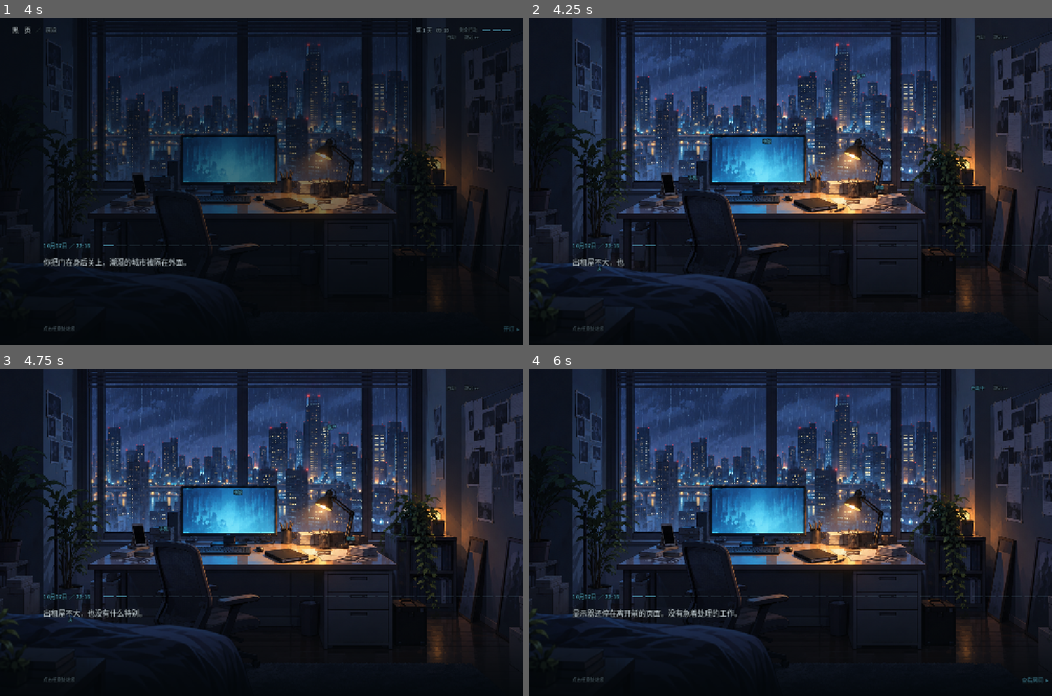
Above: before the commit, frames 1-4 (two rows, left to right).
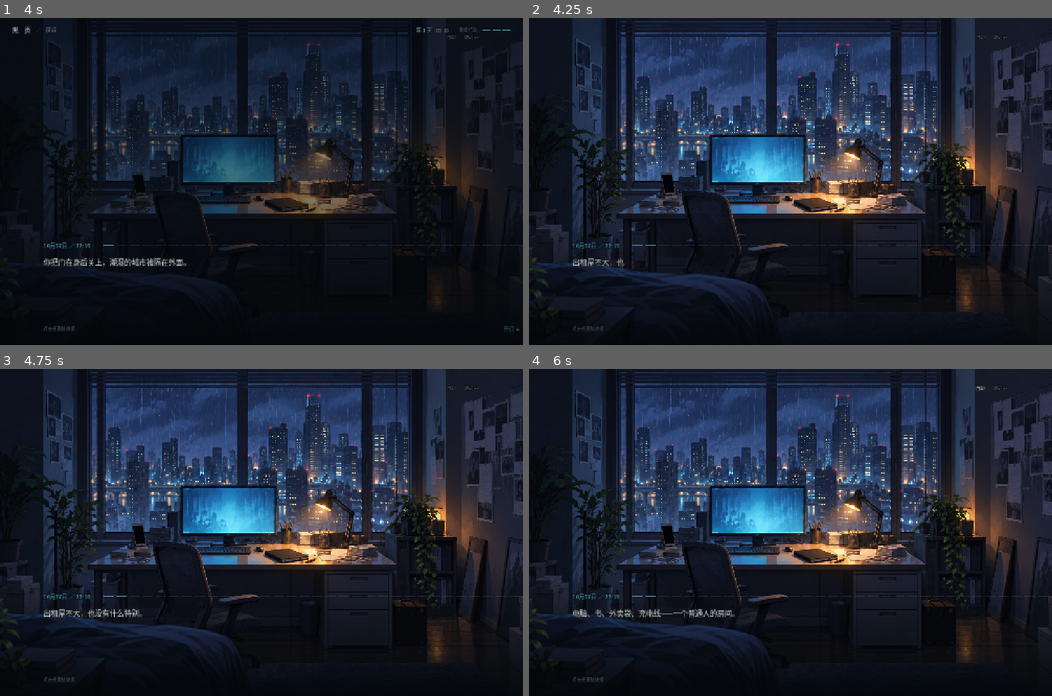
Above: after the commit, the same moments.

Repository: TreSir/-
Game: Godot game, scene res://scenes/black_page/main.tscn
The game is run twice, just before and just after one commit, with the same random seed, the same clock (stepped at 60 frames per second) and the same inputs.
Inputs (mouse positions are in pixels of both pictures, inside the frame that each line leads up to):
- Up to frame 1 (4 s): click (261, 181) at 0.5 s; click (261, 181) at 1.25 s; click "黑 页" at 2 s; click (120, 171) at 2.77 s; tap Enter (ui_accept) at 3.5, 3.77 s; move the mouse to (376, 165) at 3.52 s; hold Right (ui_right) from 3.53 s (still down); tap Space at 3.6 s; click (376, 165) at 3.67 s
- Up to frame 2 (4.25 s): keep holding Right (ui_right); tap Enter (ui_accept) at 4.07 s
- Up to frame 3 (4.75 s): release Right (ui_right) at 4.25 s; drag from (156, 548) to (235, 597) at 4.27 s
- Up to frame 4 (6 s): click "电脑" (after the commit: "自动") at 5 s; click "自动" (after the commit: "自动中") at 5.75 s

Frame 1 is identical in both runs. In frame 2, 0.1% of the frame differs, in the area x 13-68%, y 17-78%; in frame 3, 0.1%; in frame 4, 0.6%, in the area x 8-100%, y 5-97%.

Commit message:
热区统一成一套：新增 core/hotspot_layer.gd
序章和房间各写过一套热区建层 + 定位，**连 UV→屏幕的换算都各写一份**。
按「出现第二次就该提取」合成一套。

core/hotspot_layer.gd：
- setup(items, tex_size, on_press, decorate) 建层；relayout() 重排
- UV 三种写法都收：数组 [x,y,w,h] / 字典 {u,v,w,h} / 字典 {x,y,w,h}
- decorate 是**可选回调**——房间那套要悬停辉光与调试标签，序章不需要，
  所以装饰不进公共路径（否则序章得白传一堆用不上的参数）
- 换算统一走 hotspots.gd::rect_for，它考虑了封面式拉伸的留边

接上：main.gd 的 _make_hotspot 拆成 _decorate_hotspot 回调；prologue.gd 的
_render_hotspots 改成调组件；两边的 _layout_hotspots 都变成一句 relayout()。
顺带清掉 main.gd 里一段重复了两遍的注释。

⚠️ 过程中踩到两个坑：
1. hotspots.gd 表里 u/v/w/h 直接写在条目上（没有 uv/rect 键），第一版按
   item["uv"] 取 → 12 次运行时 Invalid access 'u' 报错
2. **那 12 个运行时报错并没有让测试失败**——照样报 PASS (81 checks)。
   测试只看断言，不看引擎报错。所以「PASS」之外还要看一眼输出有没有 SCRIPT ERROR。

冒烟测试 81 项全过、零 SCRIPT ERROR。

Diff:
--- a/scripts/black_page/main.gd
+++ b/scripts/black_page/main.gd
@@ -23,6 +23,8 @@
 const Launch = preload("res://scripts/black_page/launch.gd")
 const RainAmbience = preload("res://scripts/black_page/rain_ambience.gd")
 const BgmPlayer = preload("res://scripts/black_page/bgm_player.gd")
+## 热区建层与 UV 换算的共用组件——序章那套也用它。
+const HotspotLayer = preload("res://scripts/core/hotspot_layer.gd")
 const AudioTracks = preload("res://scripts/black_page/audio_tracks.gd")
 const Store = preload("res://scripts/core/save_store.gd")
 const UI = preload("res://scripts/black_page/ui_style.gd")
@@ -51,7 +53,7 @@
 var nav_buttons: Dictionary = {}
 
 var _scene_layer: TextureRect
-var _hotspot_layer: Control
+var _hotspot_layer: HotspotLayer
 var _fade: ColorRect
 var _catcher: Button
 var _speaker: TextureRect
@@ -559,33 +561,33 @@
 ## 放在 _catcher 之后是刻意的——Godot 后加的兄弟画在上面、先命中输入，
 ## 所以点到热区会被它自己吃掉，不会顺带把 _catcher 的「推进剧情」也触发。
 func _build_hotspots() -> void:
-	_hotspot_layer = Control.new()
+	_hotspot_layer = HotspotLayer.new()
 	_hotspot_layer.name = "HotspotLayer"
-	_hotspot_layer.set_anchors_and_offsets_preset(Control.PRESET_FULL_RECT)
-	_hotspot_layer.mouse_filter = Control.MOUSE_FILTER_IGNORE
 	add_child(_hotspot_layer)
 	_scene_layer.resized.connect(_layout_hotspots)
 	_hotspot_layer.resized.connect(_layout_hotspots)
 
 ## 按当前场景重建热区。热区表里只有 room，所以其他场景这里自然是空。
+##
+## 建层与 UV→屏幕的换算交给共用的 `core/hotspot_layer.gd`——那里全项目只此一份。
+## 这个函数只负责提供「房间热区长什么样」的装饰。
 func _sync_hotspots() -> void:
 	if _hotspot_layer == null: return
-	for child in _hotspot_layer.get_children():
-		_hotspot_layer.remove_child(child)
-		child.queue_free()
-	for hs in Hotspots.for_scene(scene_id):
-		_hotspot_layer.add_child(_make_hotspot(hs))
-	_layout_hotspots()
-
-func _make_hotspot(uv: Dictionary) -> Control:
-	var box := Control.new()
-	box.name = str(uv["id"])
-	box.mouse_filter = Control.MOUSE_FILTER_STOP
+	var texture: Texture2D = Scenes.texture_of(scene_id)
+	if texture == null:
+		_hotspot_layer.clear()
+		return
+	_hotspot_layer.setup(Hotspots.for_scene(scene_id),
+		Vector2(texture.get_width(), texture.get_height()),
+		_hotspot_pressed, _decorate_hotspot)
+
+## 房间热区的装饰：悬停时一点青光 + 细描边，以及调试用的标签。
+## 黑页的调子要克制，平时完全隐形——所以这些**不进公共路径**，只作为可选回调传进去。
+func _decorate_hotspot(box: Control, item: Dictionary) -> void:
 	box.mouse_default_cursor_shape = Control.CURSOR_POINTING_HAND
-	box.tooltip_text = str(uv["label"])
-	box.set_meta("uv", uv)
-
-	# 悬停反馈：一点青光 + 细描边。黑页的调子要克制，平时完全隐形。
+	box.tooltip_text = str(item.get("label", ""))
+
+	# 悬停反馈：一点青光 + 细描边。
 	var glow := Panel.new()
 	glow.name = "Glow"
 	glow.mouse_filter = Control.MOUSE_FILTER_IGNORE
@@ -596,7 +598,7 @@
 	box.add_child(glow)
 	box.set_meta("glow", glow)
 
-	var tag := UI.label(str(uv["id"]), UI.SIZE_MICRO, UI.ACCENT)
+	var tag := UI.label(str(item.get("id", "")), UI.SIZE_MICRO, UI.ACCENT)
 	tag.name = "Tag"
 	tag.visible = hotspot_debug
 	tag.position = Vector2(6, 4)
@@ -608,31 +610,19 @@
 	box.mouse_exited.connect(func():
 		var t := box.create_tween().set_trans(Tween.TRANS_SINE).set_ease(Tween.EASE_OUT)
 		t.tween_property(glow, "modulate:a", 0.0, 0.22))
-	box.gui_input.connect(func(event: InputEvent):
-		if event is InputEventMouseButton and event.pressed \
-				and event.button_index == MOUSE_BUTTON_LEFT:
-			_hotspot_pressed(uv))
-	return box
-
-## 把 UV 换算回屏幕矩形。热区跟着场景层一起缩放，所以窗口一变就重排。
+
+## 热区层自己管定位。这里只处理调试开关：打开时让所有辉光与标签显形。
 func _layout_hotspots() -> void:
 	if _hotspot_layer == null: return
-	var tex := Scenes.texture_of(scene_id)
-	if tex == null: return
-	var view := _hotspot_layer.size
+	_hotspot_layer.relayout()
+	if not hotspot_debug: return
 	for child in _hotspot_layer.get_children():
 		var box := child as Control
-		var rect := Hotspots.rect_for(box.get_meta("uv"), view,
-				Vector2(tex.get_width(), tex.get_height()))
-		box.position = rect.position
-		box.size = rect.size
-		var glow: Panel = box.get_meta("glow")
-		glow.modulate.a = 1.0 if hotspot_debug else glow.modulate.a
+		var glow: Panel = box.get_meta("glow", null)
+		if glow != null: glow.modulate.a = 1.0
 		var tag: Label = box.get_node_or_null("Tag")
-		if tag != null: tag.visible = hotspot_debug
-
-## 热区触发。锚点只负责「打开什么」，内容一律复用侧栏那套入口，
-## 这样热区和侧栏永远不会走出两套不同的状态。
+		if tag != null: tag.visible = true
+
 ## 热区触发。锚点只负责「打开什么」，内容一律复用侧栏那套入口，
 ## 这样热区和侧栏永远不会走出两套不同的状态。
 ##
--- a/scripts/black_page/prologue.gd
+++ b/scripts/black_page/prologue.gd
@@ -13,6 +13,8 @@
 signal finished
 
 const UI = preload("res://scripts/black_page/ui_style.gd")
+## 热区建层与 UV 换算的共用组件——房间那套也用它，别再各写一份。
+const HotspotLayer = preload("res://scripts/core/hotspot_layer.gd")
 const BG_DOOR = preload("res://assets/backgrounds/black_page_prologue_door_v1.png")
 const BG_NOTE = preload("res://assets/backgrounds/black_page_prologue_notebook_v1.png")
 
@@ -150,9 +152,7 @@
 	_visual_layer.mouse_filter = Control.MOUSE_FILTER_IGNORE
 	add_child(_visual_layer)
 
-	_hotspot_layer = Control.new()
-	_hotspot_layer.set_anchors_and_offsets_preset(Control.PRESET_FULL_RECT)
-	_hotspot_layer.mouse_filter = Control.MOUSE_FILTER_IGNORE
+	_hotspot_layer = HotspotLayer.new()
 	add_child(_hotspot_layer)
 
 	_choice_layer = VBoxContainer.new()
@@ -490,33 +490,16 @@
 		_choice_layer.add_child(button)
 	_layout_choices()
 
-## 第一人称热区：rect 是 UV 比例。点一下把 response 播成正文。
-## `advance: true` 的热点推进叙事——读完这一段再点就会翻页，和普通流程一致。
+## 第一人称热区：`rect` 是 UV 比例，点一下把 `response` 播成正文。
+## 建层与 UV→屏幕的换算交给共用的 hotspot_layer——房间那套用的是同一个组件。
 func _render_hotspots(raw: Variant) -> void:
 	if not (raw is Array) or raw.is_empty(): return
-	for item in raw:
-		if not (item is Dictionary): continue
-		var spot: Dictionary = item
-		var button := Button.new()
-		button.flat = true
-		button.focus_mode = Control.FOCUS_NONE
-		button.text = ""
-		button.tooltip_text = str(spot.get("label", ""))
-		var blank := UI.box(Color(1, 1, 1, 0.05), UI.ACCENT, 1, 8, 0)
-		for state in ["normal", "hover", "pressed", "focus"]:
-			button.add_theme_stylebox_override(state, blank)
-		button.set_meta("uv", spot.get("rect", []))
-		var tag := UI.label(str(spot.get("label", "")), UI.SIZE_MICRO, UI.ACCENT)
-		tag.horizontal_alignment = HORIZONTAL_ALIGNMENT_CENTER
-		tag.vertical_alignment = VERTICAL_ALIGNMENT_CENTER
-		tag.set_anchors_and_offsets_preset(Control.PRESET_FULL_RECT)
-		tag.mouse_filter = Control.MOUSE_FILTER_IGNORE
-		button.add_child(tag)
-		button.pressed.connect(func():
+	var texture: Texture2D = _backdrop.texture
+	if texture == null: return
+	_hotspot_layer.setup(raw, Vector2(texture.get_width(), texture.get_height()),
+		func(item: Dictionary):
 			_clear_layers()
-			_show_response(str(spot.get("response", ""))))
-		_hotspot_layer.add_child(button)
-	_layout_hotspots()
+			_show_response(str(item.get("response", ""))))
 
 ## 把一个「回应」当成新的一段正文播出来——热区和选项共用这条路径。
 func _show_response(text: String) -> void:
@@ -536,18 +519,9 @@
 	_choice_layer.offset_top = -(UI.DIALOG_H + 240)
 	_choice_layer.offset_bottom = -(UI.DIALOG_H + 16)
 
-## 热区按 UV 比例映射到当前控件尺寸。
+## 热区层自己管定位——UV→屏幕的换算在 core/hotspot_layer.gd 里，全项目只此一份。
 func _layout_hotspots() -> void:
-	if _hotspot_layer == null: return
-	var view := _hotspot_layer.size
-	if view.x <= 0.0: view = size
-	for child in _hotspot_layer.get_children():
-		var box := child as Control
-		var uv: Variant = box.get_meta("uv", [])
-		if not (uv is Array) or (uv as Array).size() < 4: continue
-		var rect := _uv_to_rect(uv, view)
-		box.position = rect.position
-		box.size = rect.size
+	if _hotspot_layer != null: _hotspot_layer.relayout()
 
 ## 视觉卡片的落位（笔记本按 rect 贴纸页；面板类走自己的 uv）。
 func _layout_visual() -> void:
--- /dev/null
+++ b/scripts/core/hotspot_layer.gd
@@ -0,0 +1,102 @@
+extends Control
+## UV 热区层：把背景图上的「UV 比例矩形」变成可点区域。
+##
+## 为什么有这个文件：序章（rect 来自 prologue.json）和房间（来自 hotspots.gd 表）
+## 曾经各写一套建层 + 定位，**连 UV→屏幕的换算都各写了一份**。
+## 现在合成一套——换算统一走 `hotspots.gd::rect_for`，它考虑了封面式拉伸的留边。
+##
+## 用法：
+##
+##     var layer := HotspotLayer.new()
+##     add_child(layer)
+##     layer.setup(items, tex_size, func(item): ...)   # 建层
+##     layer.relayout()                                 # 尺寸变了就重排
+##
+## `items` 每项是一个字典，至少含 UV 比例，其余字段原样带回给回调：
+##
+##     键名 `uv` 或 `rect`（序章的 JSON 用的是 rect）——
+##     数组写法 [x, y, w, h]   —— 序章 JSON 用这个
+##     字典写法 {u, v, w, h}   —— hotspots.gd 的表用这个
+##
+## `decorate` 可选：拿到 (box, item) 让你加自己的装饰。
+## 房间那套要悬停辉光与调试标签，序章不需要——所以它必须可选，不能塞进公共路径。
+
+const Hotspots = preload("res://scripts/black_page/hotspots.gd")
+
+var _items: Array = []
+var _tex_size := Vector2.ZERO
+var _on_press: Callable
+var _decorate: Callable
+
+## 建好整层。重复调用会先清空。
+func setup(items: Array, tex_size: Vector2, on_press: Callable,
+		decorate: Callable = Callable()) -> void:
+	mouse_filter = Control.MOUSE_FILTER_IGNORE
+	set_anchors_and_offsets_preset(Control.PRESET_FULL_RECT)
+	_items = items
+	_tex_size = tex_size
+	_on_press = on_press
+	_decorate = decorate
+	clear()
+	for item in _items:
+		if not (item is Dictionary): continue
+		add_child(_make(item))
+	relayout()
+
+func clear() -> void:
+	for child in get_children():
+		remove_child(child)
+		child.queue_free()
+
+## 热区是 UV 比例，窗口尺寸一变就得重算。
+func relayout() -> void:
+	var view := size
+	if view.x <= 0.0 or view.y <= 0.0 or _tex_size.x <= 0.0 or _tex_size.y <= 0.0:
+		return
+	for child in get_children():
+		var box := child as Control
+		var uv: Variant = box.get_meta("uv", null)
+		if uv == null: continue
+		var rect := Hotspots.rect_for(uv_dict(uv), view, _tex_size)
+		box.position = rect.position
+		box.size = rect.size
+
+func _make(item: Dictionary) -> Control:
+	var box := Control.new()
+	box.name = str(item.get("id", item.get("label", "Hotspot")))
+	box.mouse_filter = Control.MOUSE_FILTER_STOP
+	# UV 有三种写法，按优先级找：
+	#   item.uv / item.rect  —— 序章 JSON 是这个
+	#   item 自己就带 u/v/w/h —— hotspots.gd 的表是这个
+	var source: Variant = item.get("uv", item.get("rect", null))
+	if source == null: source = item
+	box.set_meta("uv", uv_dict(source))
+	# 无底色、无描边——热区平时必须完全隐形，只有悬停才有一点反馈。
+	var blank := StyleBoxEmpty.new()
+	box.add_theme_stylebox_override("panel", blank)
+	box.gui_input.connect(func(event: InputEvent):
+		if event is InputEventMouseButton and event.pressed \
+				and event.button_index == MOUSE_BUTTON_LEFT:
+			if _on_press.is_valid(): _on_press.call(item))
+	if _decorate.is_valid():
+		_decorate.call(box, item)
+	return box
+
+## UV 的三种写法都收，出来的永远是 `rect_for` 认的 {u,v,w,h}：
+##
+##     数组 [x, y, w, h]      —— 序章 JSON 的 rect
+##     字典 {u, v, w, h}      —— hotspots.gd 的表
+##     字典 {x, y, w, h}      —— 以防以后有人写成 x/y
+static func uv_dict(uv: Variant) -> Dictionary:
+	if uv is Array and (uv as Array).size() >= 4:
+		var a: Array = uv
+		return {"u": float(a[0]), "v": float(a[1]), "w": float(a[2]), "h": float(a[3])}
+	if uv is Dictionary:
+		var d: Dictionary = uv
+		for keys in [["u", "v", "w", "h"], ["x", "y", "w", "h"]]:
+			if d.has(keys[0]) and d.has(keys[1]) and d.has(keys[2]) and d.has(keys[3]):
+				return {
+					"u": float(d[keys[0]]), "v": float(d[keys[1]]),
+					"w": float(d[keys[2]]), "h": float(d[keys[3]]),
+				}
+	return {}
